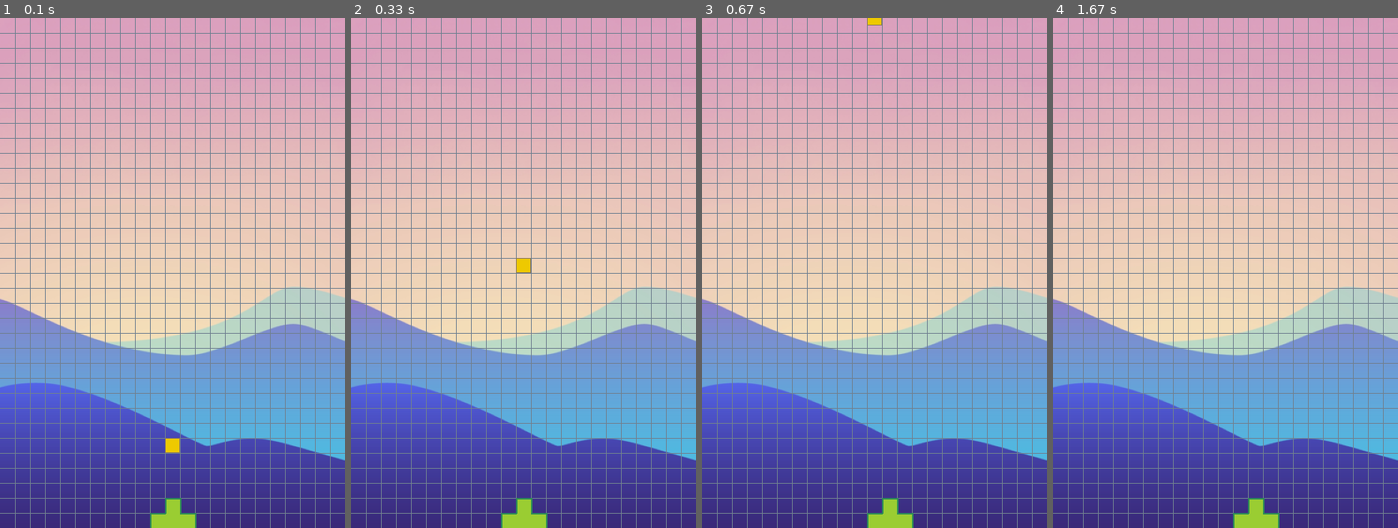
Above: before the commit, frames 1-4 (left to right).
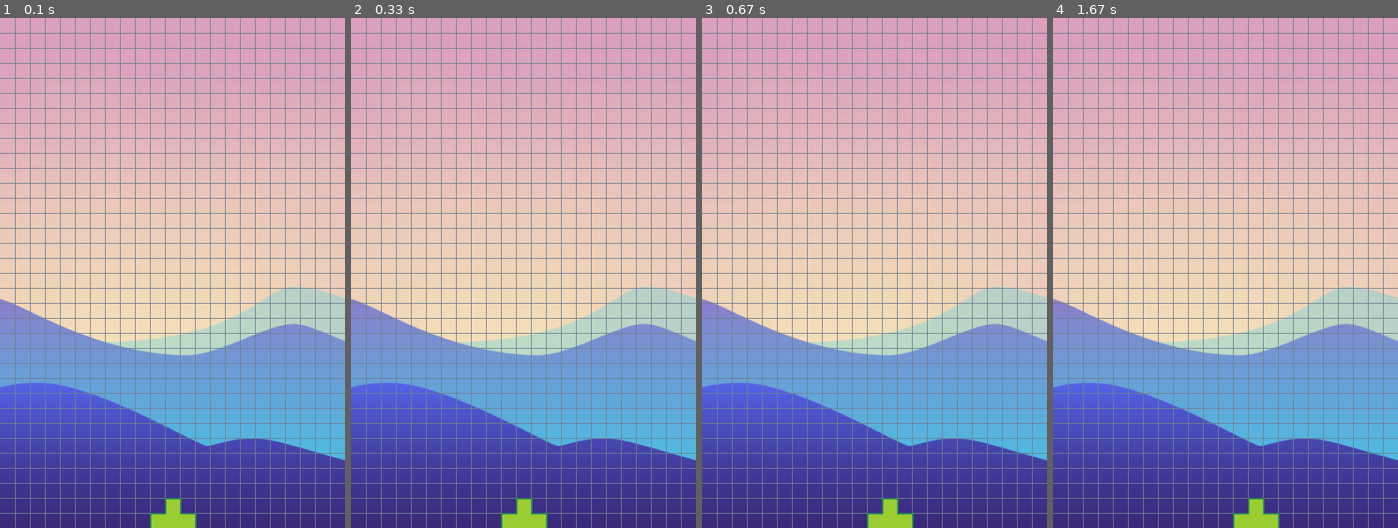
Above: after the commit, the same moments.

Repository: infProgram/inf371_spring2022-Pieces-Ho
Game: pygame game, started from peronalProject/bubbleDefense.py
The game is run twice, just before and just after one commit, with the same random seed, the same clock (stepped at 60 frames per second) and the same inputs.
Inputs:
- Up to frame 1 (0.1 s): no input
- Up to frame 2 (0.33 s): no input
- Up to frame 3 (0.67 s): hold D from 0.33 s (still down)
- Up to frame 4 (1.67 s): release D at 0.8 s; hold W 0.83-1.13 s; hold D 1.17-1.63 s

The runs differ from the first frame. In frame 1, 0.1% of the frame differs, in the area x 47-53%, y 82-86%; in frame 2, 0.1%; in frame 3, less than 0.1%; in frame 4, nothing differs.

Commit message:
Rethink relationships between classes

Diff:
--- a/peronalProject/bubbleDefense.py
+++ b/peronalProject/bubbleDefense.py
@@ -16,19 +16,21 @@
     def draw(self):
         self.tank = pygame.draw.polygon(screen, self.tankColour,self.points)
         self.tankFrame = pygame.draw.polygon(screen, (46,139,87), self.points, width=2)
-        self.bullet = pygame.draw.rect(screen,self.bulletColour,[self.bulletx,self.bullety,20,20],0)
-        self.bulletFrame = pygame.draw.rect(screen,(139,121,94),[self.bulletx,self.bullety,20,20],1)
-    def drawBullet(self):
-        self.bullet = pygame.draw.rect(screen,self.bulletColour,[self.bulletx,self.bullety,20,20],0)
-        self.bulletFrame = pygame.draw.rect(screen,(139,121,94),[self.bulletx,self.bullety,20,20],1)
-        pass
+        # self.bullet = pygame.draw.rect(screen,self.bulletColour,[self.bulletx,self.bullety,20,20],0)
+        # self.bulletFrame = pygame.draw.rect(screen,(139,121,94),[self.bulletx,self.bullety,20,20],1)
+    # def drawBullet(self):
+    #     self.bullet = pygame.draw.rect(screen,self.bulletColour,[self.bulletx,self.bullety,20,20],0)
+    #     self.bulletFrame = pygame.draw.rect(screen,(139,121,94),[self.bulletx,self.bullety,20,20],1)
 
 
     def move(self,key):
-        if key == 'W':  self.drawBullet()
+        if key == 'W':
+            mybullet = bullet(self.x,self.y)
+            mybullet.drawBullet()
+            print("W be pressed!")
+
         if key == 'A': self.x = self.x - self.speed
         if key == 'D': self.x = self.x + self.speed
-
 
         if self.x <= 0 :  self.x = 0
         if self.x >= width-60: self.x = width-60
@@ -39,8 +41,33 @@
         print("x: ",self.bulletx, ",y: ",self.bullety)
 
 
+class bullet():
+    def __init__(self,x,y) -> None:
+        self.bulletSpeed = 10
+        self.bulletx = x+20
+        self.bullety = y-20
+        self.bulletColour = (238,201,0)
+        self.bullet = pygame.draw.rect(screen,self.bulletColour,[self.bulletx,self.bullety,20,20],0)
+        self.bulletFrame = pygame.draw.rect(screen,(139,121,94),[self.bulletx,self.bullety,20,20],1)
+
+    def drawBullet(self):
+        self.bullet = pygame.draw.rect(screen,self.bulletColour,[self.bulletx,self.bullety,20,20],0)
+        self.bulletFrame = pygame.draw.rect(screen,(139,121,94),[self.bulletx,self.bullety,20,20],1)
+
+    def bulletFly(self):
+        self.bullety = self.bullety - self.bulletSpeed
+        print("x: ",self.bulletx, ",y: ",self.bullety)
 
 
+class wall():
+    def __init__(self) -> None:
+        pass
+    def draw(self):
+        pass
+    def move(self):
+        pass
+    def clear(self):
+        pass
 
 
 size = width, height = 460, 680
@@ -56,8 +83,9 @@
     if event.type == pygame.KEYDOWN:
         keyPressed =  pygame.key.get_pressed()
         if keyPressed[pygame.K_w]:
-            mylancher.drawBullet()
-            mylancher.move('W')
+            mybullet = bullet(mylancher.x,mylancher.y)
+            mybullet.drawBullet()
+            # mylancher.move('W')
         if keyPressed[pygame.K_a]: mylancher.move('A')
         if keyPressed[pygame.K_d]: mylancher.move('D')
   screen.blit(backgroundPic,(0,0))
@@ -65,7 +93,8 @@
   for i in range(20,681,20): pygame.draw.line(screen,(112,128,144),[0,i],[460,i],1)
 
   mylancher.draw()
-  mylancher.bulletFly()
+#   if  mylancher.bullety >0:
+#      mylancher.bulletFly()
 
   time.sleep(0.01)
   pygame.display.flip()  # 刷新整个界面显示
